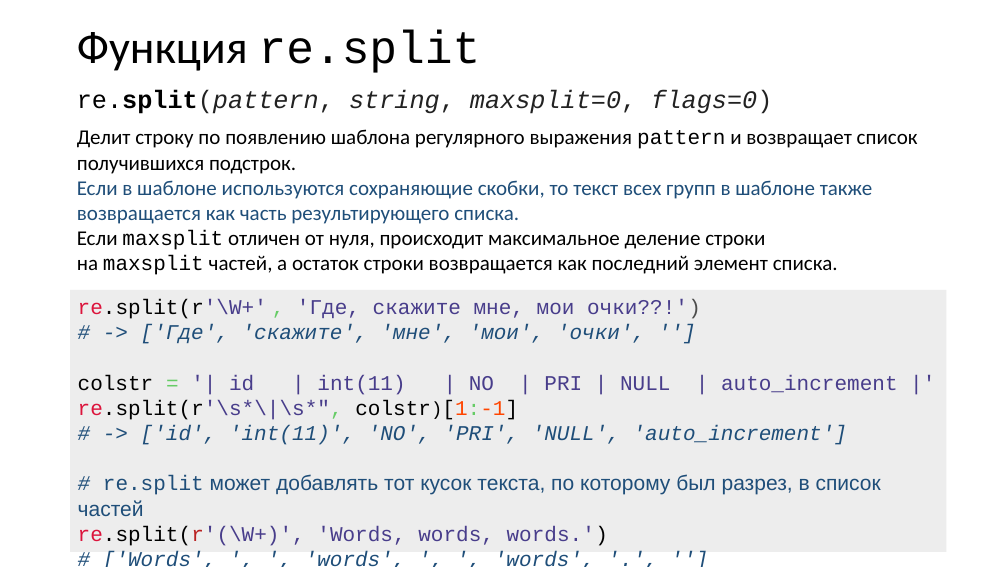
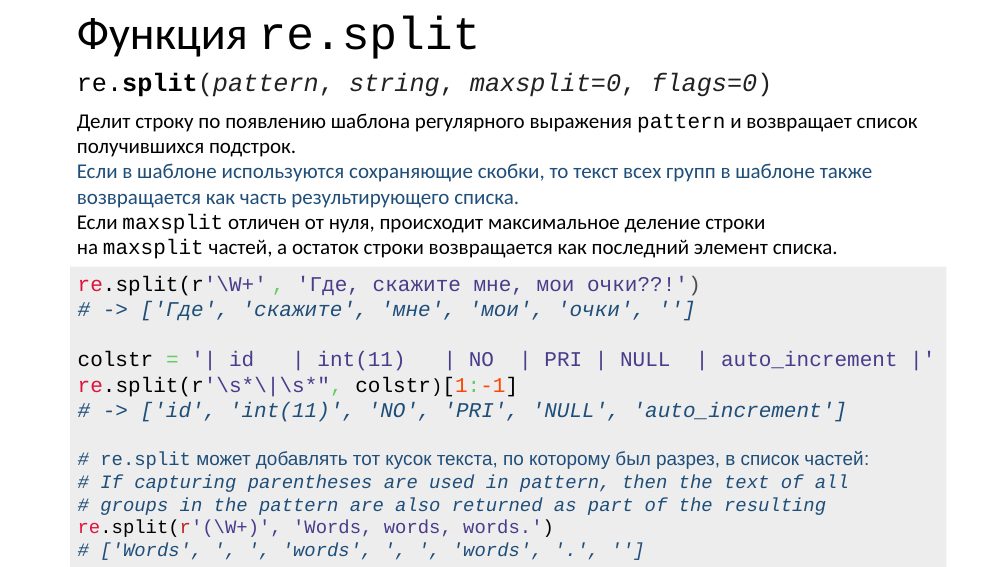
Before and after one commit to xtrueman/prog_instruments, a slide deck: slide 38 of presentations/RegularExpressions.pptx. Drawn at 1008x567 pixels with LibreOffice and Linux fonts; fonts in the diff are those of the drawing. Boxes give left, top, right and bottom in pixels: in the first picture for what was removed or moved away, otherwise in the second. Text is boxed around its words. In the diff, an @@ line names an element or a change of style, - is before the commit and + after.

```diff
--- a/presentations/RegularExpressions.pptx
+++ b/presentations/RegularExpressions.pptx
@@ title "Функция re.split": place and size @@
-title "Функция re.split" at (77,30,481,73)
+title "Функция re.split" at (77,16,481,59)
@@ text "re.split(pattern, string, maxsplit=0, flags=0)": place and size @@
-text "re.split(pattern, string, maxsplit=0, flags=0)" at (77,89,918,275)
+text "re.split(pattern, string, maxsplit=0, flags=0)" at (77,73,918,259)
@@ rectangle "re.split(r'\W+' , 'Где, скажите мне, ...": place and size @@
-rectangle "re.split(r'\W+' , 'Где, скажите мне, ..." at (70,290,947,552)
+rectangle "re.split(r'\W+' , 'Где, скажите мне, ..." at (70,267,947,567)
@@ text in rectangle at (78,276,898,560): text changed; size 20 to 18 pt; italic on @@
-re.split(r'\W+' , 'Где, скажите мне, мои очки??!')
-# -> ['Где', 'скажите', 'мне', 'мои', 'очки', '']
-colstr = '| id | int(11) | NO | PRI | NULL | auto_increment |'
-re.split(r'\s*\|\s*", colstr)[1:-1]
-# -> ['id', 'int(11)', 'NO', 'PRI', 'NULL', 'auto_increment']
-# re.split может добавлять тот кусок текста, по которому был разрез, в список частей
-re.split(r'(\W+)', 'Words, words, words.')
-# ['Words', ', ', 'words', ', ', 'words', '.', '']
+re.split(r'\W+' , 'Где, скажите мне, мои очки??!')
+# -> ['Где', 'скажите', 'мне', 'мои', 'очки', '']
+colstr = '| id | int(11) | NO | PRI | NULL | auto_increment |'
+re.split(r'\s*\|\s*", colstr)[1:-1]
+# -> ['id', 'int(11)', 'NO', 'PRI', 'NULL', 'auto_increment']
+# re.split может добавлять тот кусок текста, по которому был разрез, в список частей:
+# If capturing parentheses are used in pattern, then the text of all
+# groups in the pattern are also returned as part of the resulting
+re.split(r'(\W+)', 'Words, words, words.')
+# ['Words', ', ', 'words', ', ', 'words', '.', '']
```
Also in this commit, not shown: 1 other file.
